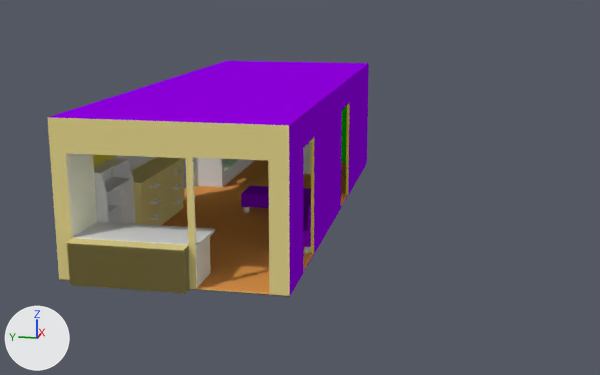
Renders of the Blender file assets/models/blender/new view.blend from each side of a commit.
The view is the same before and after, from a camera (50 mm lens) standing at (-37.2, -9.8, 10.5) and looking at (-0.9, -2.6, 1.4). The axes (+X, +Y, +Z) are drawn at lower left. The lights are the same throughout.

The first picture shows 'Cube', 'Cube.001', 'Cube.004', 'floor', 'Куб.001', 'Куб.002', 'Куб.015', 'Куб.016', 'Куб.021'.
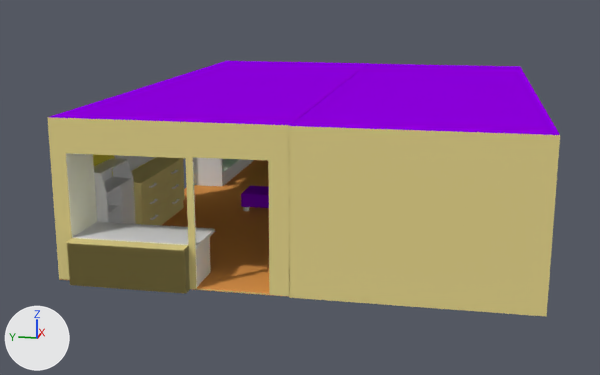
Pixel boxes [x1, y1, x2, y2] of what changed, in the pictures (600 x 375 px):
'Куб.019', added (yellow): after [289, 64, 560, 317]
    faces in mat_материал_008 (yellow #e7d78e): [289, 126, 560, 317]
    faces in mat_материал_003 (purple #9200e7): [290, 64, 560, 135]
'floor', moved: before [162, 160, 346, 292]; after [162, 160, 270, 292]
part 1 of me_куб_002, added: after [289, 64, 368, 126]

What changed in the scene script:
```text
Add mat_материал_020:
    mat_материал_020 = principled_material('Материал.020')
    mat_материал_020.base_color = (0.8, 0.332, 0.0845)  # orange #e79c52
    mat_материал_020.specular_ior_level = 0.0
Add mat_материал_021:
    mat_материал_021 = principled_material('Материал.021')
    mat_материал_021.base_color = (0.073, 0.165, 0.8)  # blue #4c71e7
Add mat_материал_024:
    mat_материал_024 = principled_material('Материал.024')
    mat_материал_024.base_color = (0.519, 0.286, 1.0)  # purple #bf92ff
Add mat_материал_023:
    mat_материал_023 = principled_material('Материал.023')
    mat_материал_023.base_color = (0.283, 0.0642, 0.367)  # purple #9148a3
Change me_куб_002:
    used by ob_куб_001; location = (-9.9, 3.19, 1.99)
    remove me_куб_002.from_pydata(...)  # 121 vertices, 100 faces; spans x -1.6..20.9, y -7.4..1.1, z -1.9..4.0
    add me_куб_002.from_pydata(...)  # 109 vertices, 80 faces; spans x -1.6..20.9, y -7.4..1.1, z -1.9..4.0
    me_куб_002 part 1: 12 vertices added at x 13.4..20.7, y -7.4..-7.3, z -1.9..3.8
Add me_plane_001:
    me_plane_001.from_pydata([(-2.0, -1.0, 0.0), (19.9, -1.0, 0.0), (-2.0, 7.4, 0.0), (19.9, 7.4, 0.0)], [], [(0, 1, 3, 2)])
    me_plane_001.materials.append(mat_материал_020)  # orange #e79c52
Add me_куб:
    me_куб.from_pydata(...)  # 69 vertices, 52 faces; spans x -1.1..21.0, y -1.0..7.5, z -1.9..4.0
    # faces by material slot: [32, 1, 8, 4, 3, 2, 2]
    me_куб.materials.append(mat_материал_003)  # purple #9200e7
    me_куб.materials.append(mat_материал_008)  # yellow #e7d78e
    me_куб.materials.append(mat_материал_002)  # yellow #e7d848
    me_куб.materials.append(mat_материал_021)  # blue #4c71e7
    me_куб.materials.append(mat_материал_004)  # white #ffffe8
    me_куб.materials.append(mat_материал_023)  # purple #9148a3
    me_куб.materials.append(mat_материал_024)  # purple #bf92ff
Change ob_floor:
    ob_floor.location: (-9.85, -3.16, 0.12) -> (-9.85, -3.16, 0.15)
Add ob_floor_001:
    ob_floor_001 = bpy.data.objects.new('floor.001', me_plane_001)
    ob_floor_001.location = (-8.98, -11.62, 0.14)
Add ob_куб_019:
    ob_куб_019 = bpy.data.objects.new('Куб.019', me_куб)
    ob_куб_019.location = (-9.9, -11.68, 1.99)
```
